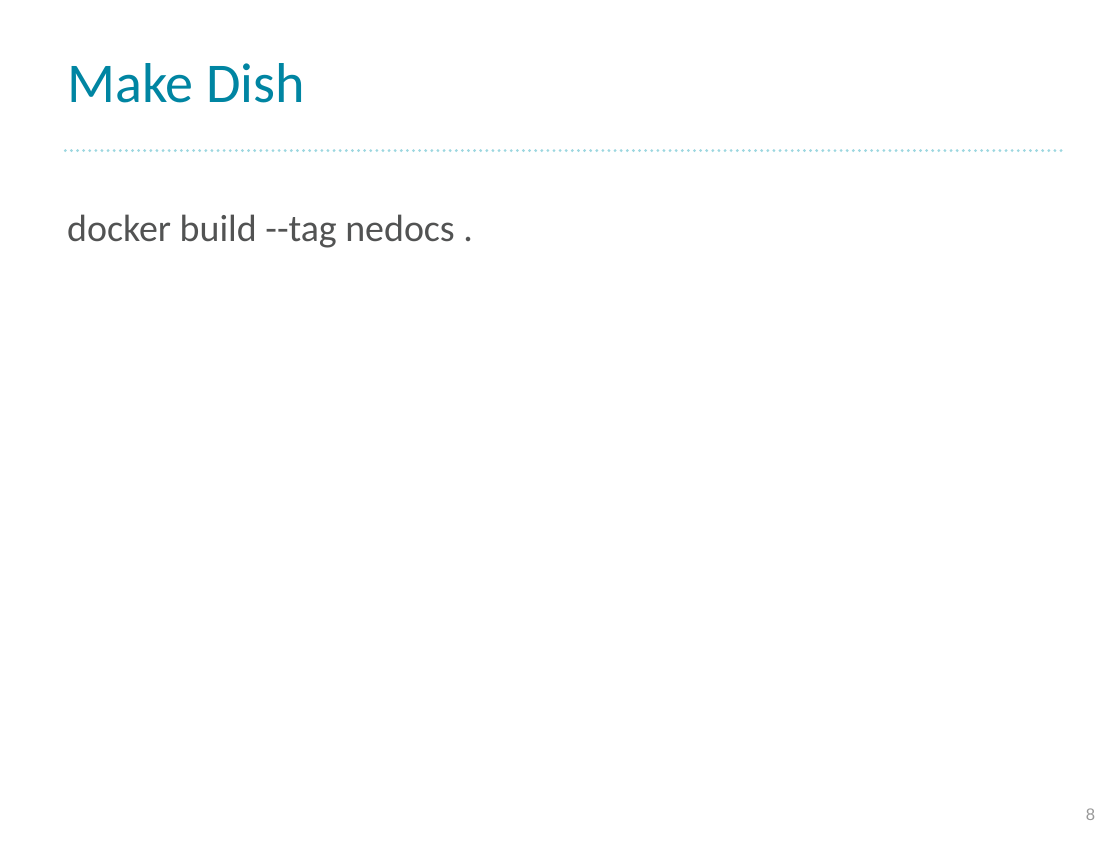
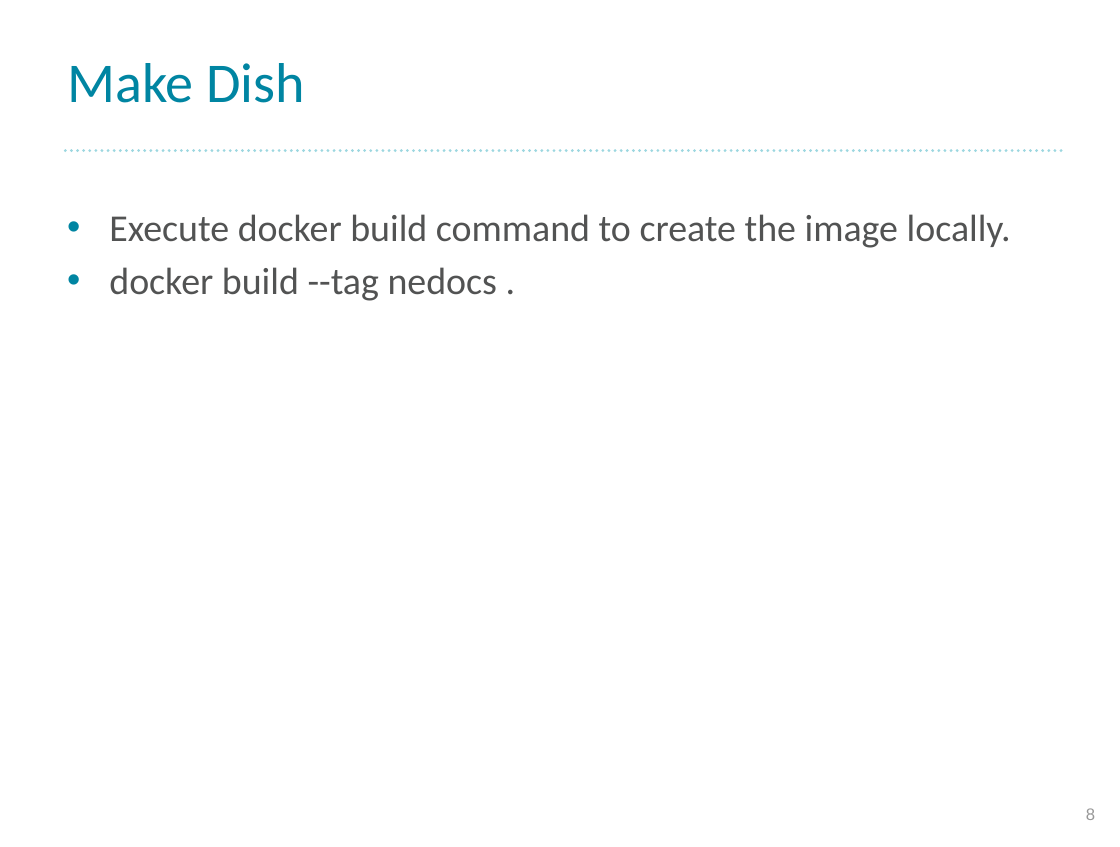
Before and after one commit to morizono/creating-recipes-for-other-chefs, a slide deck: slide 8 of documents/creating-recipes-for-other-chefs.pptx. Drawn at 1120x847 pixels with LibreOffice and Linux fonts; fonts in the diff are those of the drawing; background and template pictures are left out. Boxes give left, top, right and bottom in pixels: in the first picture for what was removed or moved away, otherwise in the second. Text is boxed around its words. In the diff, an @@ line names an element or a change of style, - is before the commit and + after.

```diff
--- a/documents/creating-recipes-for-other-chefs.pptx
+++ b/documents/creating-recipes-for-other-chefs.pptx
@@ text at (109,214,1011,248): paragraph added @@
+• Execute docker build command to create the image locally.
@@ text at (109,267,497,301): bullet none to • @@
```
Also in this commit, not shown: 8 other slides changed, 1 other file.
